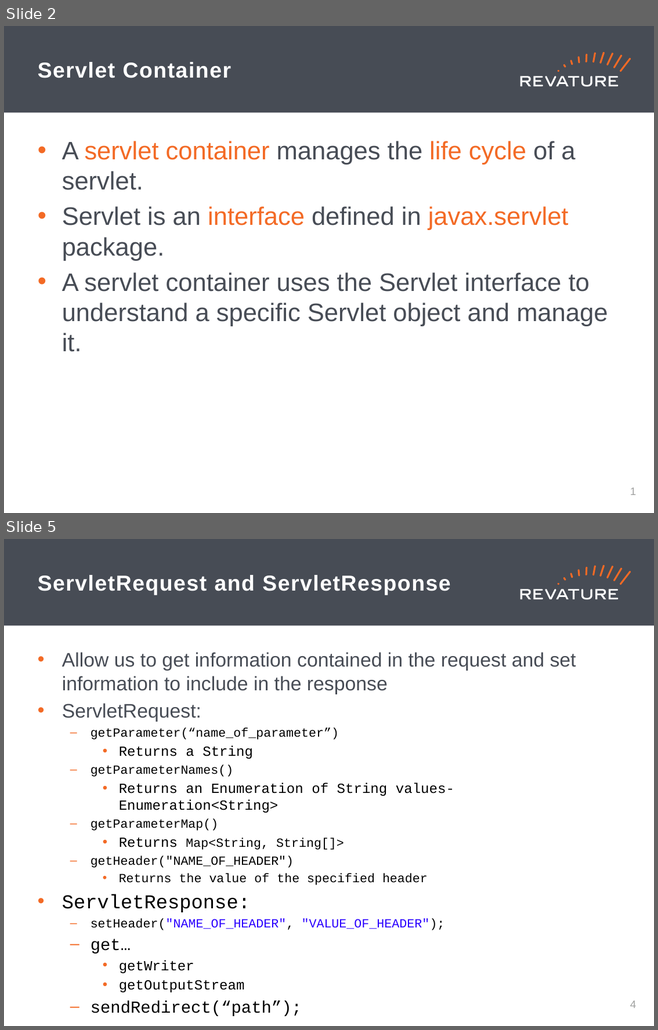
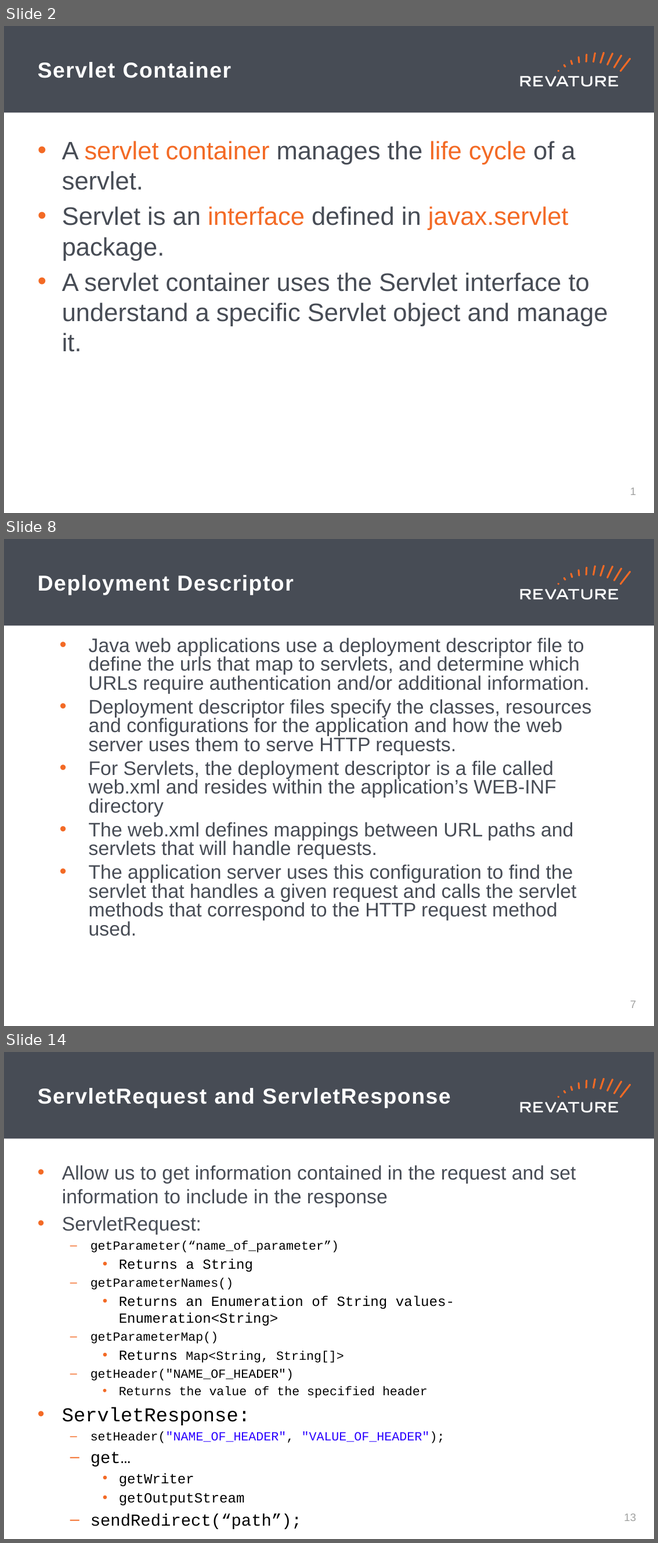
Before and after one commit to jhigherevature/8302021_RAP, a slide deck: powerpoints/Day_33.pptx. Shown one above the other, each under a label of ours: slides 2 and 5 before the commit, slides 2, 8 and 14 after it; the slides between them are not shown. The pictures are 658x1030 and 658x1543 pixels, drawn with LibreOffice and Linux fonts; fonts in the diff are those of the drawing. Boxes give left, top, right and bottom in pixels: in the first picture for what was removed or moved away, otherwise in the second. Text is boxed around its words. In the diff, an @@ line names an element or a change of style, - is before the commit and + after.

Commit message:
Updating Day 33 Powerpoint

```diff
--- a/powerpoints/Day_33.pptx
+++ b/powerpoints/Day_33.pptx
@@ slide 8 added at [4,539,654,1026], background #FFFFFF; not listed: 19 template elements that a slide beside it also shows @@
@@ title added at [38,575,293,595], 24 pt, text #FFFFFF, bold @@
+Deployment Descriptor
@@ text added at [89,638,591,936], 21.7 pt, text #474C55 @@
+• Java web applications use a deployment descriptor file to define the urls that map to servlets, and determine which URLs require authentication and/or additional information.
+• Deployment descriptor files specify the classes, resources and configurations for the application and how the web server uses them to serve HTTP requests.
+• For Servlets, the deployment descriptor is a file called web.xml and resides within the application’s WEB-INF directory
+• The web.xml defines mappings between URL paths and servlets that will handle requests.
+• The application server uses this configuration to find the servlet that handles a given request and calls the servlet methods that correspond to the HTTP request method used.
@@ page number added at [630,1001,636,1008], 12 pt, text #A0A1A0 @@
+7
@@ what was slide 5 is now slide 14 @@
@@ page number at [623,1514,636,1521]: text changed @@
-4
+13
```
Also in this commit, not shown: 2 slides changed, 8 other slides added.
